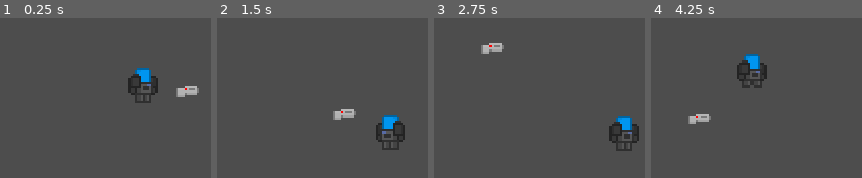
Above: before the commit, frames 1-4 (left to right).
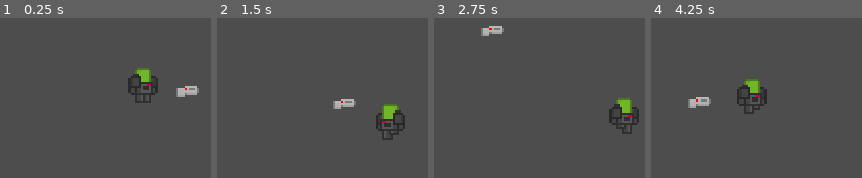
Above: after the commit, the same moments.

Repository: FlexTechDev/TheTitanProject
Game: Godot game, scene res://scenes/testing/playground.tscn
Two runs of this game, one before a commit and one after it. Both use one fixed random seed, a clock stepped at 60 frames per second and the inputs below.
Inputs (mouse positions are in pixels of both pictures, inside the frame that each line leads up to):
- Up to frame 1 (0.25 s): no input
- Up to frame 2 (1.5 s): tap Enter at 0.5 s; move the mouse to (outside the picture) at 0.52 s; hold D (right) 0.53-1.28 s; hold Q (drop) 0.53-1.28 s; tap Space (jump) at 0.77, 1.07 s; click (outside the picture) at 0.8 s; move the mouse to (outside the picture) at 1.27 s; hold S (down) from 1.28 s (still down); click (outside the picture) at 1.35 s
- Up to frame 3 (2.75 s): tap Space (jump) at 1.52, 1.55, 1.82 s; move the mouse to (outside the picture) at 2.02 s; release S (down) at 2.03 s; hold D (right) from 2.03 s (still down); hold Space (jump) from 2.03 s (still down); tap Q (drop) at 2.3 s
- Up to frame 4 (4.25 s): move the mouse to (outside the picture) at 2.77 s; release D (right) at 2.78 s; release Space (jump) at 2.78 s; hold W (up) 2.78-3.53 s; tap Q (drop) at 2.85 s; tap Space (jump) at 3.02, 3.32, 3.77, 3.8, 4.07 s; click (outside the picture) at 3.05 s; move the mouse to (outside the picture) at 3.52 s; hold A (left) from 3.53 s (still down); hold E (interact) from 3.53 s (still down)

The runs differ from the first frame. In frame 1, 0.5% of the frame differs, in the area x 63-72%, y 31-43%; in frame 2, 3.3%; in frame 3, 3.9%; in frame 4, 4.1%, in the area x 17-55%, y 22-67%.

Commit message:
camera shake

Diff:
--- /dev/null
+++ b/assets/titan/visuals/default_space_marine.tres
@@ -0,0 +1,10 @@
+[gd_resource type="Resource" script_class="TitanVisual" load_steps=2 format=3 uid="uid://d3mvfwp0g51qa"]
+
+[ext_resource type="Script" path="res://scripts/resources/titan_visual.gd" id="1_ynlrv"]
+
+[resource]
+script = ExtResource("1_ynlrv")
+primary_color = Color(0.337255, 0.337255, 0.337255, 1)
+secondary_color = Color(0.266667, 0.266667, 0.266667, 1)
+tertiary_color = Color(0.807843, 0, 0.203922, 1)
+visor_color = Color(0.443137, 0.709804, 0.164706, 1)
--- a/scenes/player/player.tscn
+++ b/scenes/player/player.tscn
@@ -7,10 +7,10 @@
 [ext_resource type="Script" path="res://scripts/titan_input_controller.gd" id="3_xg8r0"]
 [ext_resource type="Script" path="res://scripts/titan_camera_controller.gd" id="5_7hkgx"]
 [ext_resource type="Script" path="res://scripts/titan_visual_manager.gd" id="5_famkg"]
-[ext_resource type="Resource" uid="uid://c2oyy8xlm3ksi" path="res://assets/titan/visuals/default_blue.tres" id="6_haykm"]
 [ext_resource type="Texture2D" uid="uid://48gyf4strst3" path="res://assets/titan/shoulders/TitanShoulderDefault.png" id="6_rufmb"]
 [ext_resource type="Script" path="res://scripts/titan_inventory_manager.gd" id="7_bnpmr"]
 [ext_resource type="Texture2D" uid="uid://chcfj1jkv2lx7" path="res://assets/titan/TitanHands.png" id="7_fyjp2"]
+[ext_resource type="Resource" uid="uid://d3mvfwp0g51qa" path="res://assets/titan/visuals/default_space_marine.tres" id="9_l4fy0"]
 
 [sub_resource type="RectangleShape2D" id="RectangleShape2D_rr5fh"]
 size = Vector2(8, 17)
@@ -21,34 +21,34 @@
 shader_parameter/primary_color = Color(0.466667, 0.466667, 0.466667, 1)
 shader_parameter/secondary_color = Color(0, 0.631373, 0.85098, 1)
 shader_parameter/tertiary_color = Color(0.0784314, 0.501961, 1, 1)
-shader_parameter/visor_color = Color(0.85098, 0.160784, 0.301961, 1)
+shader_parameter/visor_color = Color(0.909804, 0.501961, 0, 1)
 
 [sub_resource type="ShaderMaterial" id="ShaderMaterial_f680j"]
 shader = ExtResource("2_bt7i8")
 shader_parameter/primary_color = null
-shader_parameter/secondary_color = null
+shader_parameter/secondary_color = Color(0.396078, 0.396078, 0.396078, 1)
 shader_parameter/tertiary_color = null
 shader_parameter/visor_color = null
 
 [sub_resource type="ShaderMaterial" id="ShaderMaterial_ab760"]
 shader = ExtResource("2_bt7i8")
 shader_parameter/primary_color = null
-shader_parameter/secondary_color = null
-shader_parameter/tertiary_color = null
+shader_parameter/secondary_color = Color(0.392157, 0.392157, 0.392157, 1)
+shader_parameter/tertiary_color = Color(0.486275, 0.486275, 0.486275, 1)
 shader_parameter/visor_color = null
 
 [sub_resource type="ShaderMaterial" id="ShaderMaterial_rbixd"]
 shader = ExtResource("2_bt7i8")
 shader_parameter/primary_color = null
-shader_parameter/secondary_color = null
+shader_parameter/secondary_color = Color(0.415686, 0.415686, 0.415686, 1)
 shader_parameter/tertiary_color = null
 shader_parameter/visor_color = null
 
 [sub_resource type="ShaderMaterial" id="ShaderMaterial_2nknd"]
 shader = ExtResource("2_bt7i8")
 shader_parameter/primary_color = null
-shader_parameter/secondary_color = null
-shader_parameter/tertiary_color = null
+shader_parameter/secondary_color = Color(0.439216, 0.439216, 0.439216, 1)
+shader_parameter/tertiary_color = Color(0.431373, 0.431373, 0.431373, 1)
 shader_parameter/visor_color = null
 
 [sub_resource type="CircleShape2D" id="CircleShape2D_xkkfm"]
@@ -98,9 +98,10 @@
 texture = ExtResource("6_rufmb")
 flip_h = true
 
-[node name="HoldingPoint" type="Area2D" parent="TitanController/TitanAnimator"]
+[node name="HoldingPoint" type="Area2D" parent="TitanController/TitanAnimator" node_paths=PackedStringArray("titan_camera")]
 position = Vector2(2, 2)
 script = ExtResource("7_bnpmr")
+titan_camera = NodePath("../../../TitanCamera")
 
 [node name="CollisionShape2D" type="CollisionShape2D" parent="TitanController/TitanAnimator/HoldingPoint"]
 shape = SubResource("CircleShape2D_xkkfm")
@@ -113,7 +114,7 @@
 left_shoulder_sprite = NodePath("../TitanAnimator/LeftShoulder")
 right_shoulder_sprite = NodePath("../TitanAnimator/RightShoulder")
 shoulder_texture = ExtResource("6_rufmb")
-current_visual_asset = ExtResource("6_haykm")
+current_visual_asset = ExtResource("9_l4fy0")
 
 [node name="TitanInputController" type="Node" parent="." node_paths=PackedStringArray("titan_controller", "titan_inventory_manager")]
 script = ExtResource("3_xg8r0")
--- a/scripts/bullet.gd
+++ b/scripts/bullet.gd
@@ -4,5 +4,9 @@
 
 var velocity: Vector2 = Vector2.ZERO;
 
+func _ready() -> void:
+	await get_tree().create_timer(5).timeout;
+	queue_free();
+
 func _process(delta: float) -> void:
 	global_position += velocity * delta;
--- a/scripts/resources/AA12_weapon_function.gd
+++ b/scripts/resources/AA12_weapon_function.gd
@@ -6,7 +6,7 @@
 var current_ammo: int = mag_ammo;
 var bullet_speed: float = 1000;
 var shooting: bool = false;
-var fire_rate: float = 10;
+var fire_rate: float = 100;
 
 var weapon_controller: WeaponController;
 
@@ -37,6 +37,8 @@
 
 func fire() -> void:
 	if(shooting):
+		weapon_controller.parent_titan_camera.shake(1);
+
 		var bullet_instance: Bullet = bullet.instantiate();
 		weapon_controller.get_tree().current_scene.add_child(bullet_instance);
 
@@ -47,7 +49,7 @@
 
 		current_ammo -= 1;
 
-		await weapon_controller.get_tree().create_timer(fire_rate/60).timeout;
+		await weapon_controller.get_tree().create_timer(5/fire_rate).timeout;
 
 		fire();
 
--- a/scripts/titan_camera_controller.gd
+++ b/scripts/titan_camera_controller.gd
@@ -6,6 +6,10 @@
 @export var lerp_speed: float = 2;
 @export var frozen: bool = false;
 
+func shake(force: float) -> void:
+	randomize();
+	position += Vector2(randf_range(-1, 1), randf_range(-1, 1)) * force;
+
 func _process(delta: float) -> void:
 	if(not frozen):
 		position = lerp(position, target.position, delta * lerp_speed);
--- a/scripts/titan_controller.gd
+++ b/scripts/titan_controller.gd
@@ -5,6 +5,7 @@
 var z_velocity: float = 0;
 var z_position: float = 0;
 var in_air: bool = false;
+var on_floor: bool = true;
 var last_movement_input: Vector2 = Vector2.ZERO;
 
 @onready var true_position: Vector2 = position;
@@ -14,8 +15,10 @@
 @export var jump_force: float = 100;
 
 func try_jump() -> void:
-	z_velocity = jump_force;
-	in_air = true;
+	if(on_floor):
+		z_velocity = jump_force;
+		in_air = true;
+		on_floor = false;
 
 func move(input_vector: Vector2) -> void:
 	velocity = input_vector * move_speed * get_process_delta_time();
@@ -31,6 +34,7 @@
 		in_air = false;
 		z_position = 0;
 		z_velocity = 0;
+		on_floor = true;
 
 	position.y = true_position.y - z_position;
 
--- a/scripts/titan_inventory_manager.gd
+++ b/scripts/titan_inventory_manager.gd
@@ -3,8 +3,9 @@
 class_name TitanInventoryManager;
 
 var pickupable_weapon: WeaponController;
+var active_weapon: WeaponController;
 
-var active_weapon: WeaponController;
+@export var titan_camera: TitanCamera;
 
 func try_pick_up() -> void:
 	if(pickupable_weapon != null):
--- a/scripts/weapon_controller.gd
+++ b/scripts/weapon_controller.gd
@@ -1,6 +1,8 @@
 extends Area2D
 
 class_name WeaponController;
+
+var parent_titan_camera: TitanCamera;
 
 @export var weapon_function: WeaponFunction;
 @export var chamber_location: Node2D;
@@ -11,6 +13,8 @@
 func pick_up(hands: Node2D) -> void:
 	position = hands.position;
 
+	parent_titan_camera = hands.titan_camera;
+
 	get_parent().remove_child(self);
 	hands.add_child(self);
 
@@ -20,6 +24,8 @@
 
 	get_parent().remove_child(self);
 	scene.add_child(self);
+
+	parent_titan_camera = null;
 
 	global_position = last_position;
 	rotation = 0;
